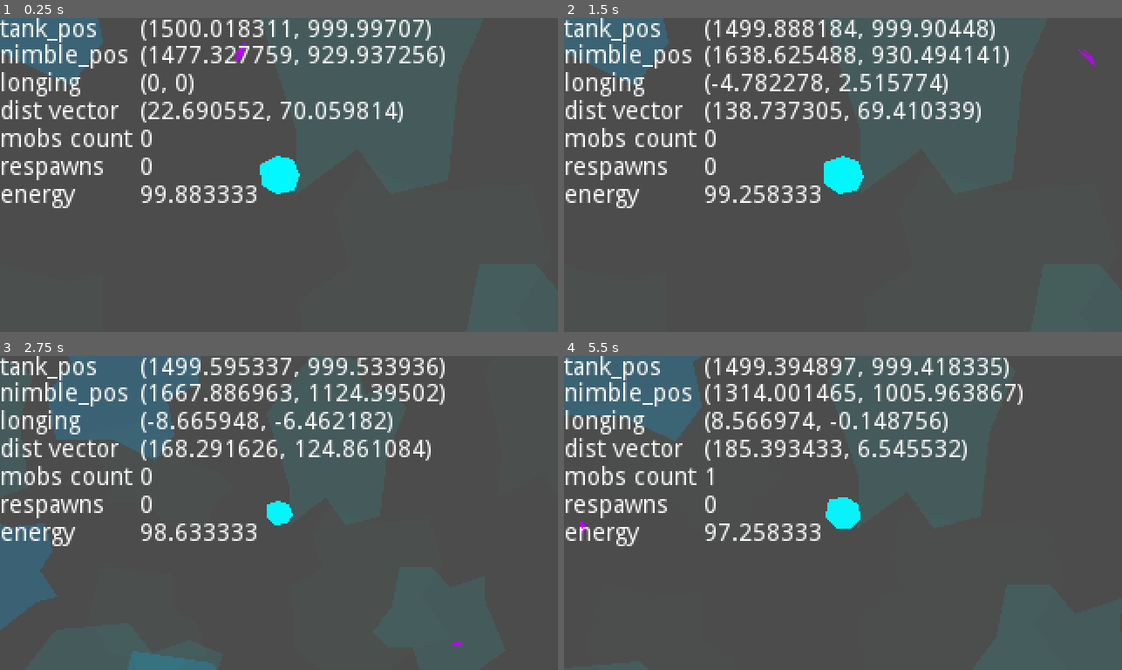
Above: before the commit, frames 1-4 (two rows, left to right).
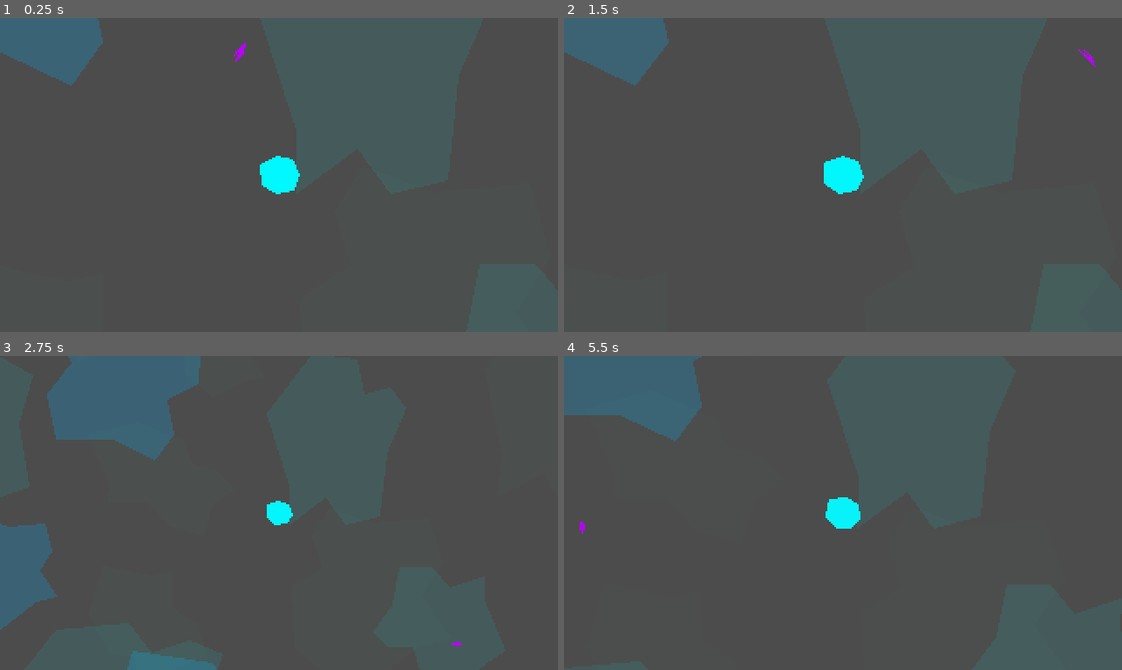
Above: after the commit, the same moments.

Repository: weresharks/krak-jam-2022
Game: Godot game, scene res://Main.tscn
Two runs of this game, one before a commit and one after it. Both use one fixed random seed, a clock stepped at 60 frames per second and the inputs below.
Inputs:
- Up to frame 1 (0.25 s): no input
- Up to frame 2 (1.5 s): hold D (nimble_right) 0.53-1.28 s; hold S (nimble_down) from 1.28 s (still down)
- Up to frame 3 (2.75 s): release S (nimble_down) at 2.03 s; hold D (nimble_right) from 2.03 s (still down)
- Up to frame 4 (5.5 s): release D (nimble_right) at 2.78 s; hold W (nimble_up) 2.78-3.53 s; hold A (nimble_left) 3.53-5.03 s; hold S (nimble_down) from 5.03 s (still down)

The runs differ from the first frame. In frame 1, 7.8% of the frame differs, in the area x 0-80%, y 0-61%; in frame 2, 8.7%; in frame 3, 8.9%; in frame 4, 8.7%.

Commit message:
disable debug by default (press "I" to toggle)

Diff:
--- a/game/Main.gd
+++ b/game/Main.gd
@@ -24,7 +24,7 @@
 
 export var scene_size: Vector2 = Vector2(3000, 2000)
 
-export var show_debug = true
+export var show_debug = false
 
 var mobs: Array = []
 
